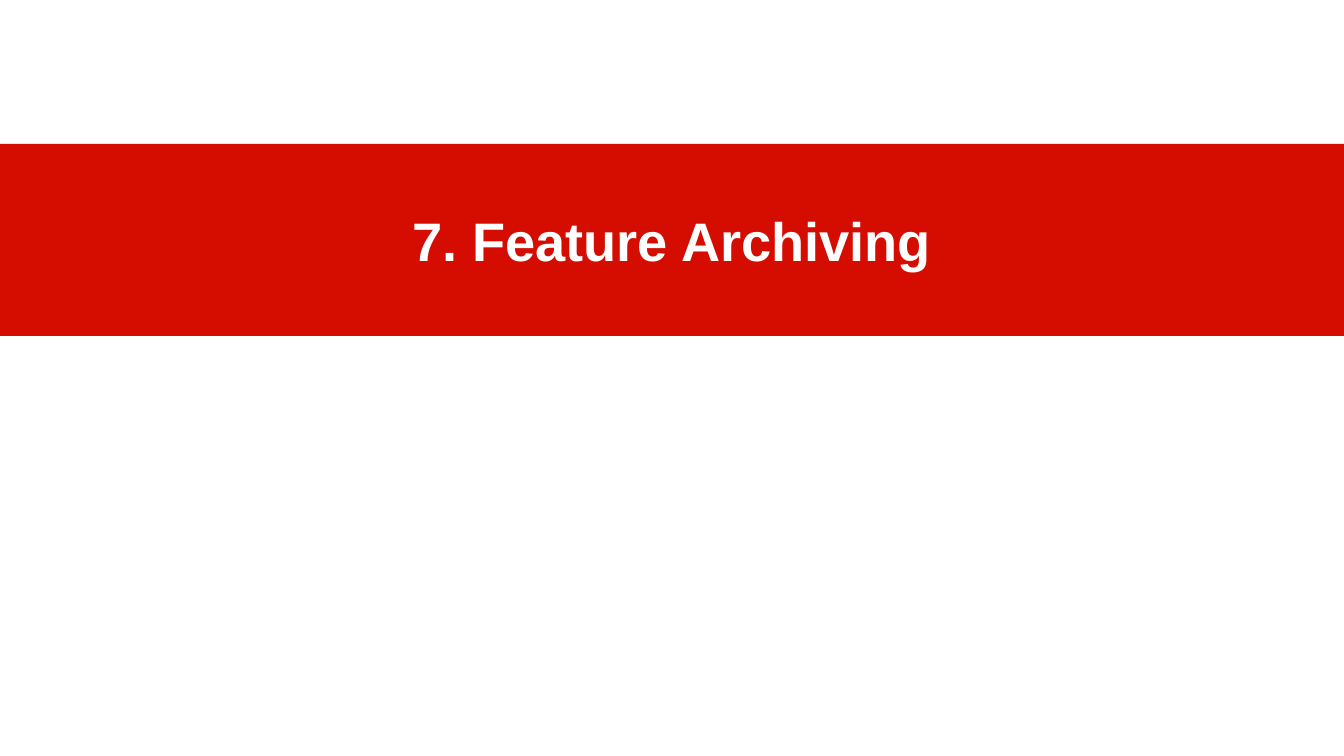
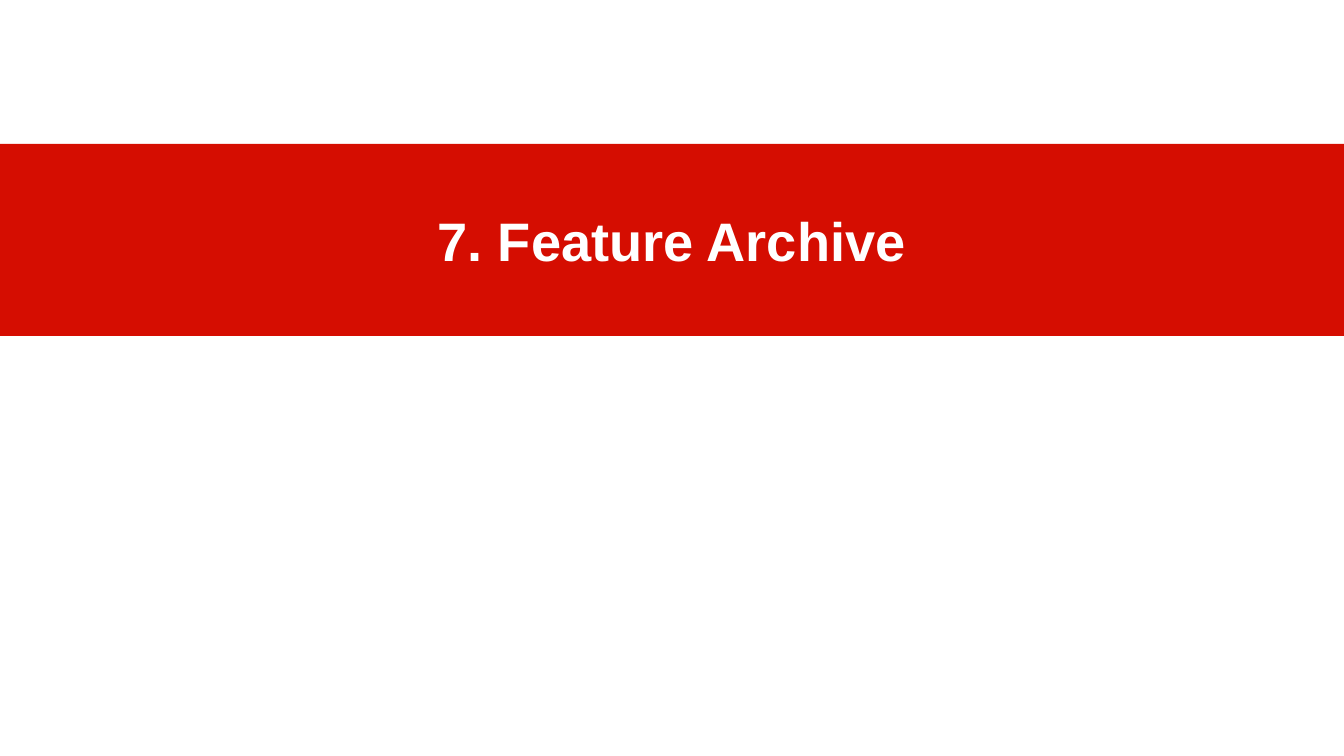
Before and after one commit to dirkriehle/amos-course, a slide deck: slide 61 of Lecture slides/AMOS D01 - Product Management.odp. Drawn at 1344x756 pixels with LibreOffice and Linux fonts; fonts in the diff are those of the drawing. Boxes give left, top, right and bottom in pixels: in the first picture for what was removed or moved away, otherwise in the second. Text is boxed around its words. In the diff, an @@ line names an element or a change of style, - is before the commit and + after.

```diff
--- a/Lecture slides/AMOS D01 - Product Management.odp
+++ b/Lecture slides/AMOS D01 - Product Management.odp
@@ title at [438, 221, 906, 262]: text changed @@
-7. Feature Archiving
+7. Feature Archive
```
Also in this commit, not shown: 2 other slides changed, 18 other files.
